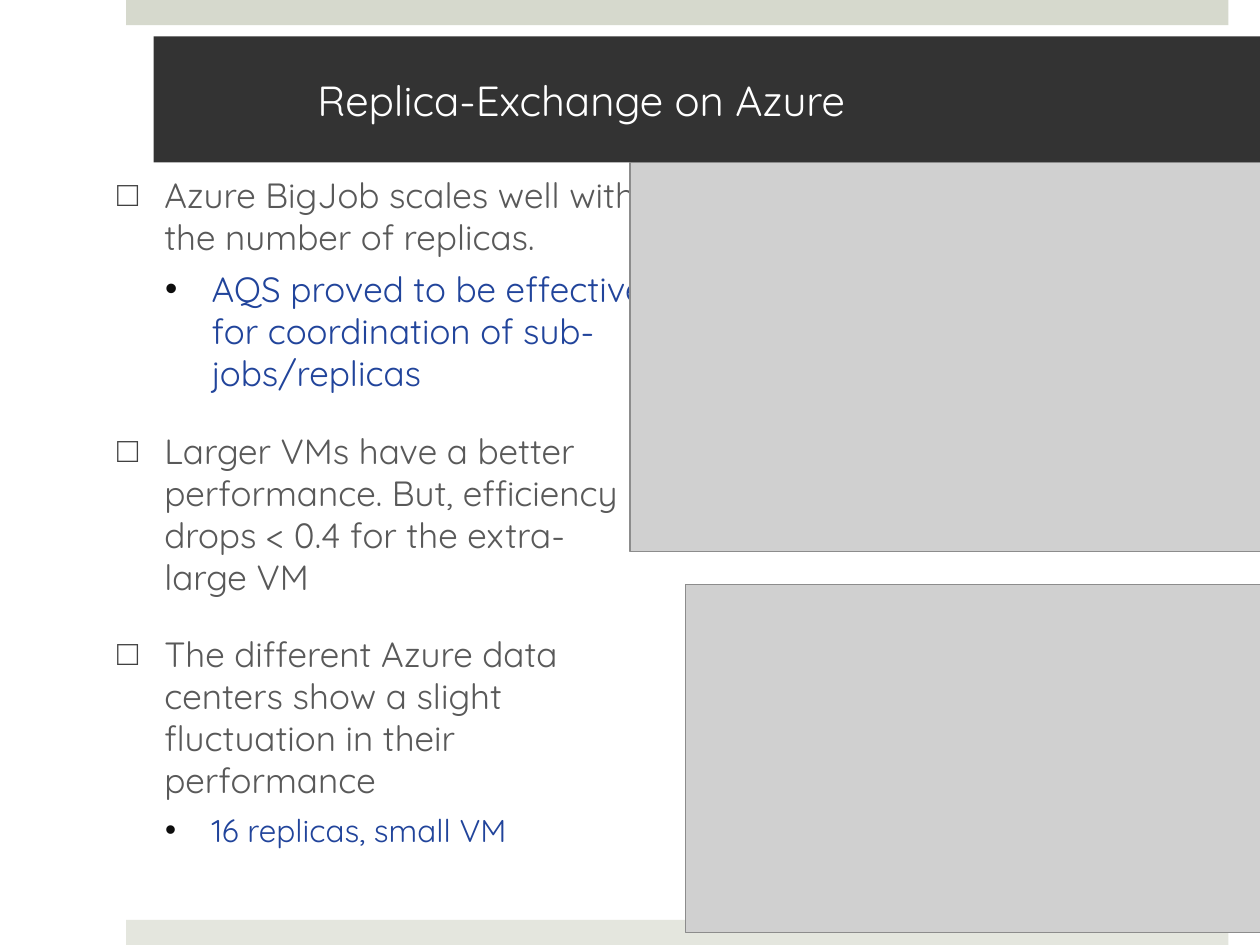
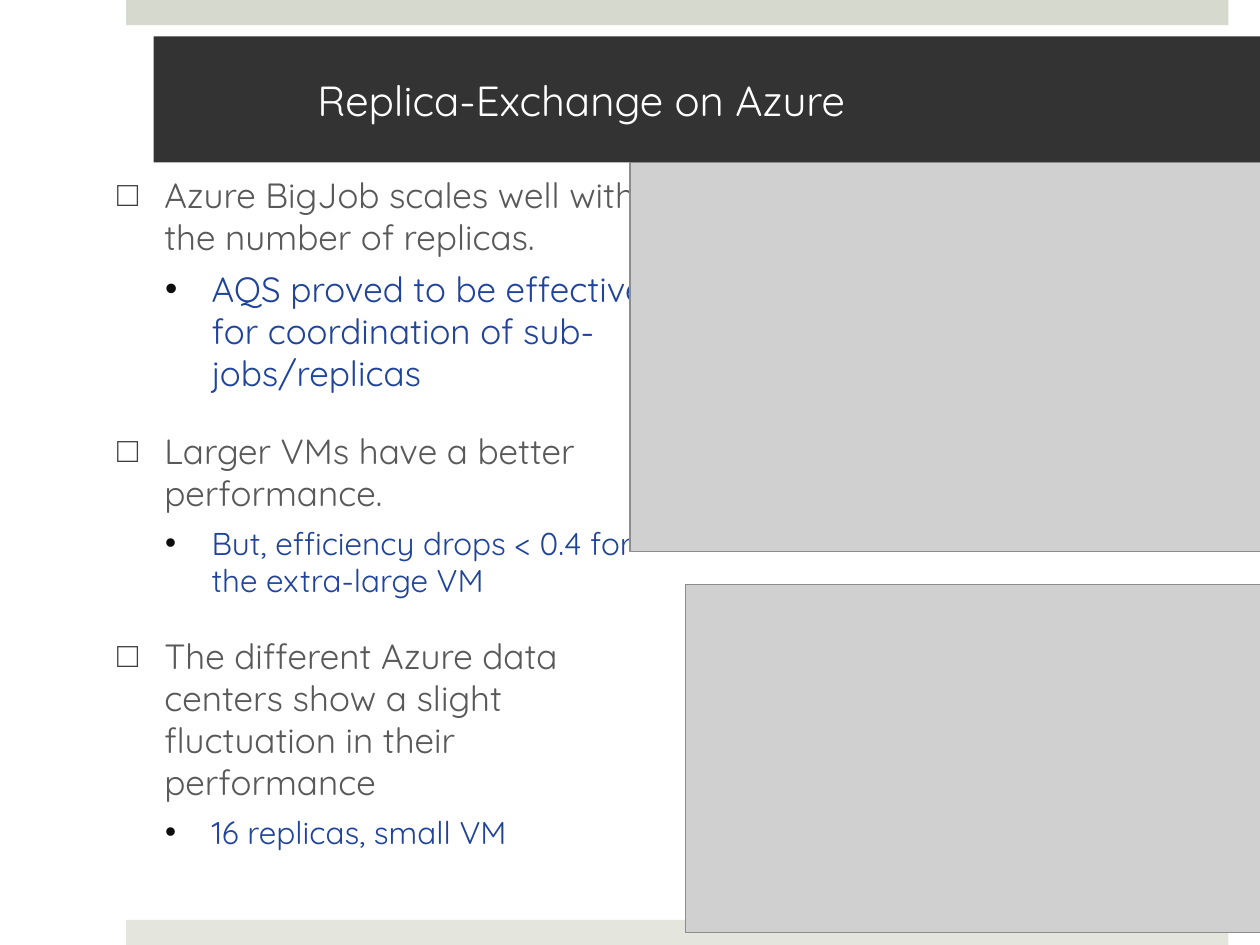
Before and after one commit to saga-project/saga-cpp-legacy-projects, a slide deck: slide 22 of saga-talks/abstractions_for_ls-microsoft.pptx. Drawn at 1260x945 pixels with LibreOffice and Linux fonts; fonts in the diff are those of the drawing; grey boxes stand for pictures; background and template pictures are left out. Boxes give left, top, right and bottom in pixels: in the first picture for what was removed or moved away, otherwise in the second. Text is boxed around its words. In the diff, an @@ line names an element or a change of style, - is before the commit and + after.

```diff
--- a/saga-talks/abstractions_for_ls-microsoft.pptx
+++ b/saga-talks/abstractions_for_ls-microsoft.pptx
@@ text at (164,438,632,599): text changed; size 20 to 18 pt; text colour #595959 to #21449B @@
-□ Larger VMs have a better performance. But, efficiency drops < 0.4 for the extra-large VM
+□ Larger VMs have a better performance.
+  • But, efficiency drops < 0.4 for the extra-large VM
```
Also in this commit, not shown: 18 other slides changed.
